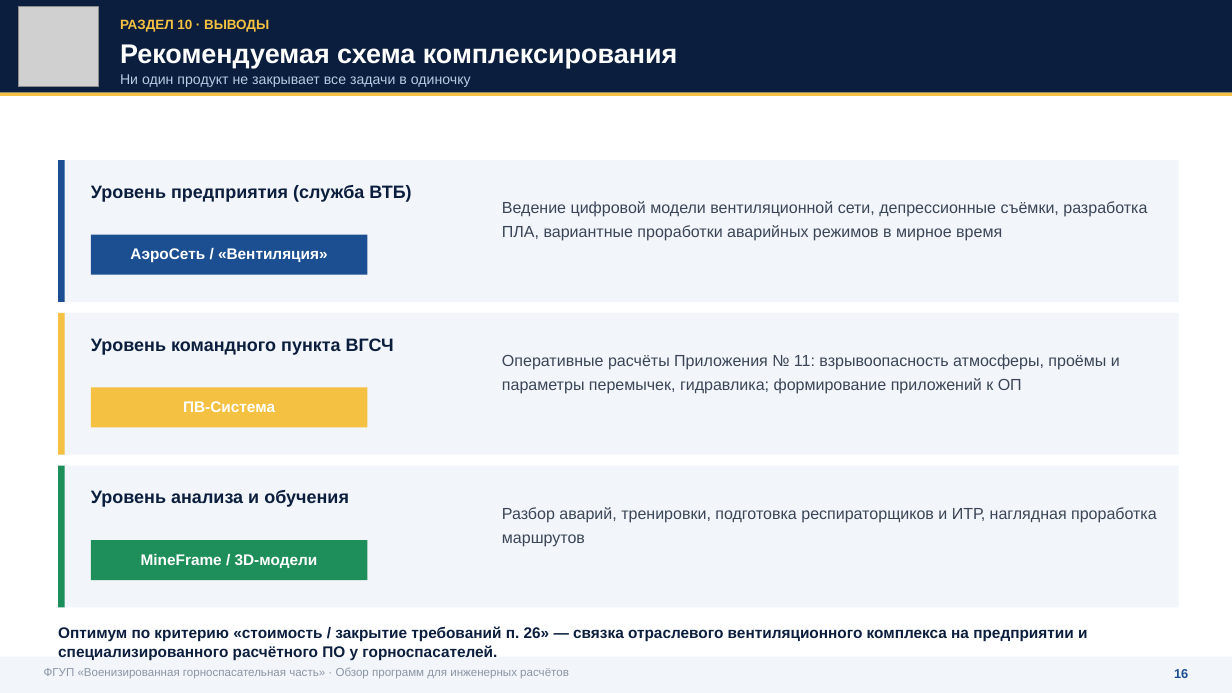
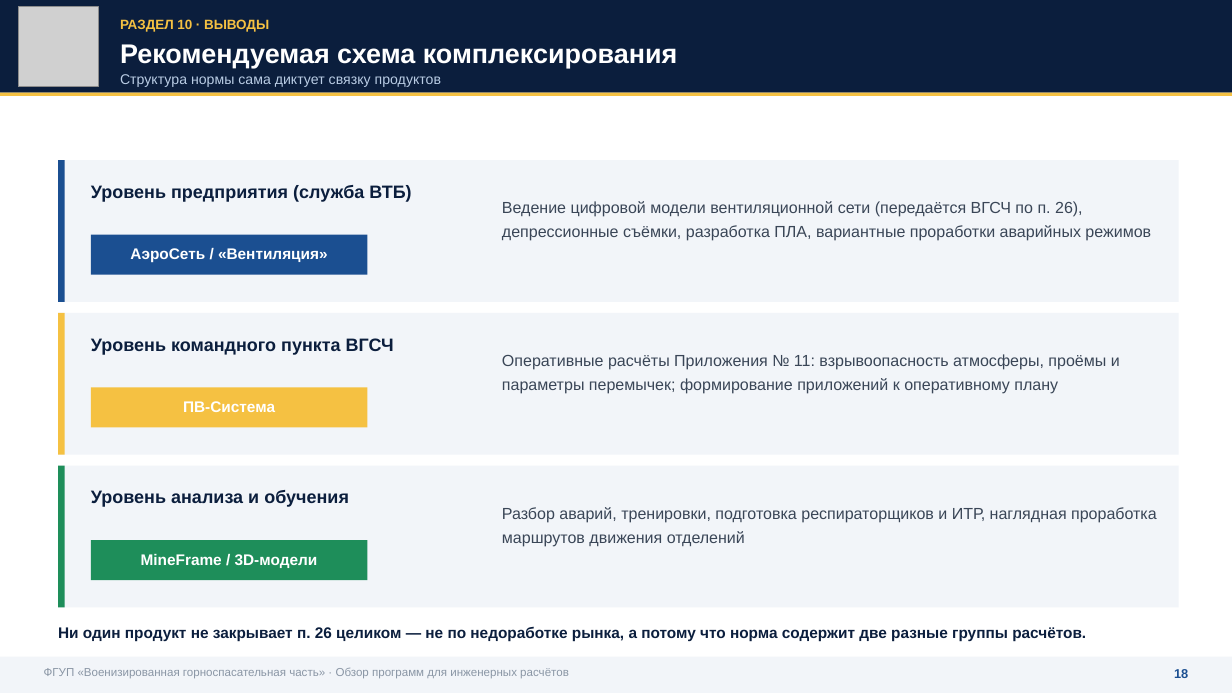
Before and after one commit to pvsistema/ventilation-system-design, a slide deck: slide 19 of public/VGSCH-doklad-PO-inzhenernye-raschety.pptx (slide 17 before the commit). Drawn at 1232x693 pixels with LibreOffice and Linux fonts; fonts in the diff are those of the drawing; grey boxes stand for pictures. Boxes give left, top, right and bottom in pixels: in the first picture for what was removed or moved away, otherwise in the second. Text is boxed around its words. In the diff, an @@ line names an element or a change of style, - is before the commit and + after.

```diff
--- a/public/VGSCH-doklad-PO-inzhenernye-raschety.pptx
+++ b/public/VGSCH-doklad-PO-inzhenernye-raschety.pptx
@@ text at bbox=[120, 74, 441, 87]: text changed @@
-Ни один продукт не закрывает все задачи в одиночку
+Структура нормы сама диктует связку продуктов
@@ text at bbox=[502, 201, 1151, 241]: text changed @@
-Ведение цифровой модели вентиляционной сети, депрессионные съёмки, разработка ПЛА, вариантные проработки аварийных режимов в мирное время
+Ведение цифровой модели вентиляционной сети (передаётся ВГСЧ по п. 26), депрессионные съёмки, разработка ПЛА, вариантные проработки аварийных режимов
@@ text at bbox=[502, 354, 1120, 394]: text changed @@
-Оперативные расчёты Приложения № 11: взрывоопасность атмосферы, проёмы и параметры перемычек, гидравлика; формирование приложений к ОП
+Оперативные расчёты Приложения № 11: взрывоопасность атмосферы, проёмы и параметры перемычек; формирование приложений к оперативному плану
@@ text at bbox=[502, 507, 1157, 547]: text changed @@
-Разбор аварий, тренировки, подготовка респираторщиков и ИТР, наглядная проработка маршрутов
+Разбор аварий, тренировки, подготовка респираторщиков и ИТР, наглядная проработка маршрутов движения отделений
@@ text at bbox=[58, 626, 1086, 641]: text changed @@
-Оптимум по критерию «стоимость / закрытие требований п. 26» — связка отраслевого вентиляционного комплекса на предприятии и специализированного расчётного ПО у горноспасателей.
+Ни один продукт не закрывает п. 26 целиком — не по недоработке рынка, а потому что норма содержит две разные группы расчётов.
```
Also in this commit, not shown: 17 other slides changed, 3 slides added, 1 slide removed.
